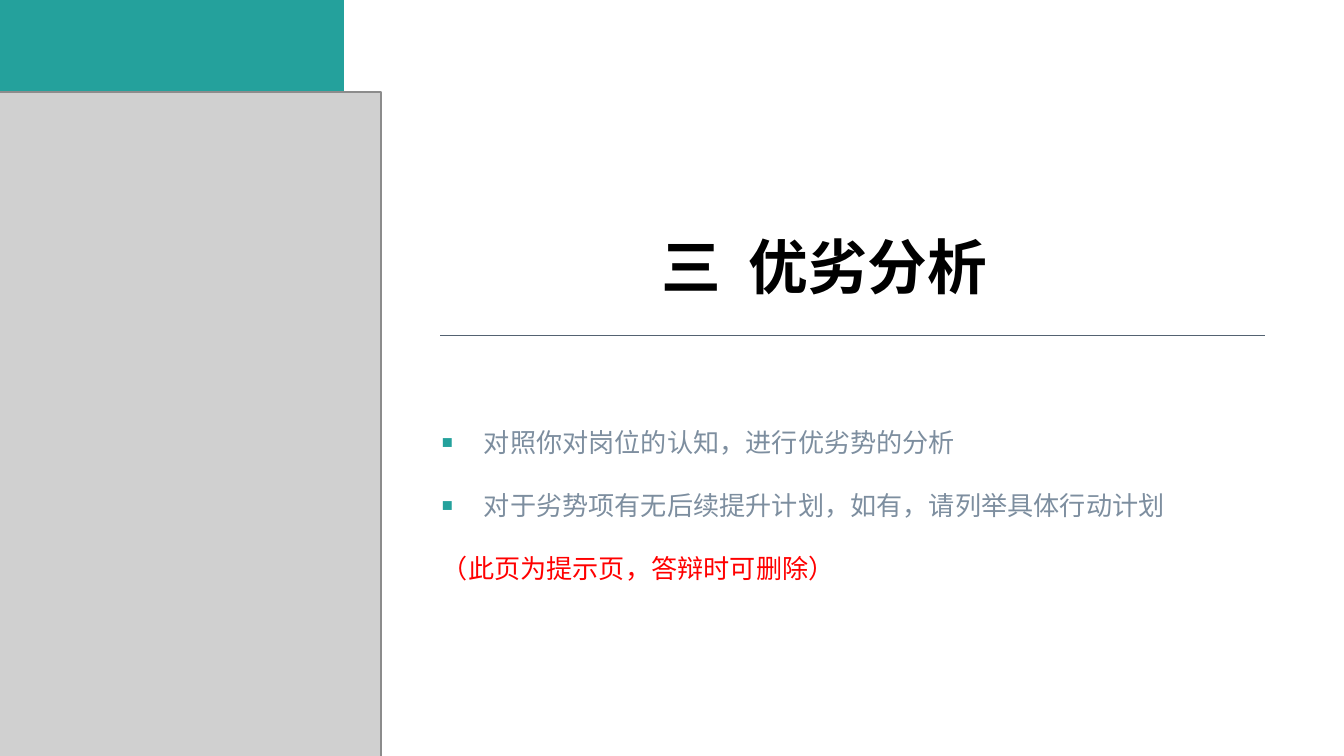
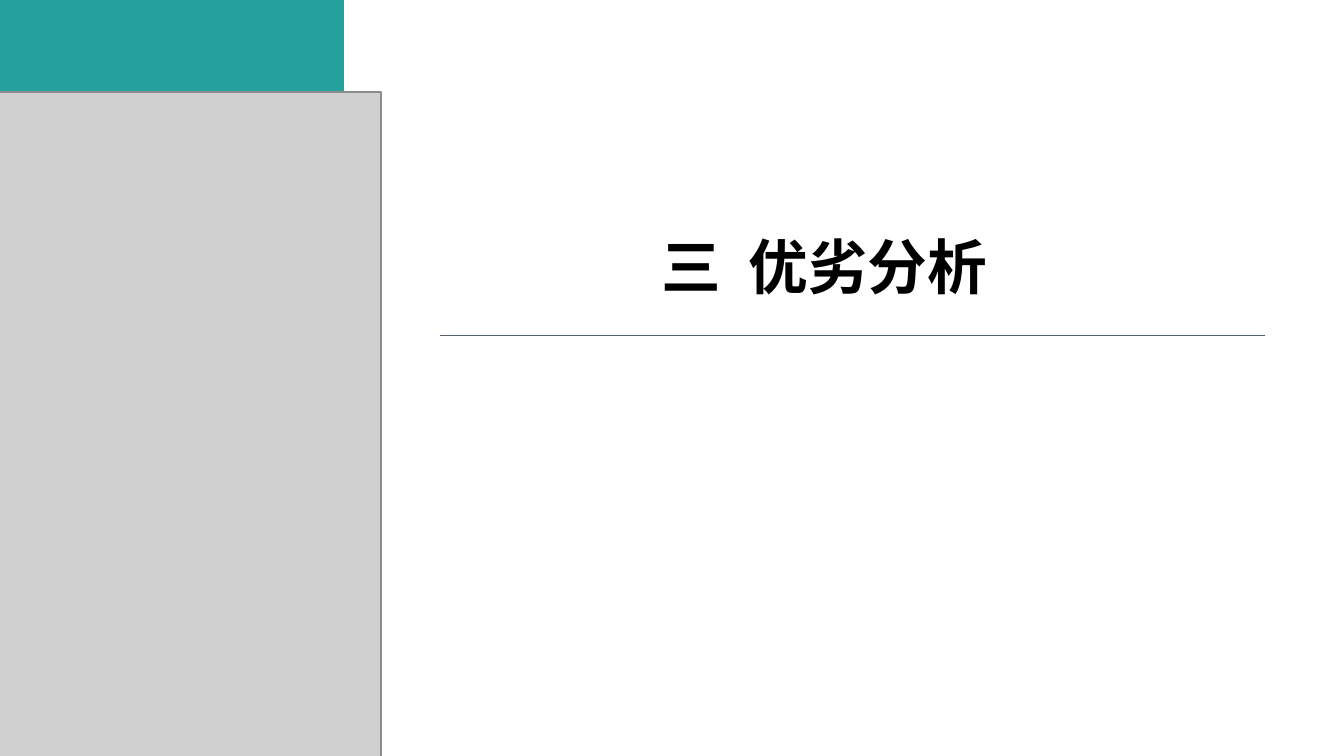
Before and after one commit to Aubwls/dabian, a slide deck: slide 7 of 实习答辩PPT模板-2020.pptx. Drawn at 1344x756 pixels with LibreOffice and Linux fonts; fonts in the diff are those of the drawing; grey boxes stand for pictures. Boxes give left, top, right and bottom in pixels: in the first picture for what was removed or moved away, otherwise in the second. Text is boxed around its words. In the diff, an @@ line names an element or a change of style, - is before the commit and + after.

```diff
--- a/实习答辩PPT模板-2020.pptx
+++ b/实习答辩PPT模板-2020.pptx
@@ text removed at (442, 430, 1165, 581) @@
-■ 对照你对岗位的认知，进行优劣势的分析
-■ 对于劣势项有无后续提升计划，如有，请列举具体行动计划
-（此页为提示页，答辩时可删除）
```
Also in this commit, not shown: 7 other slides changed, 2 slides added.
